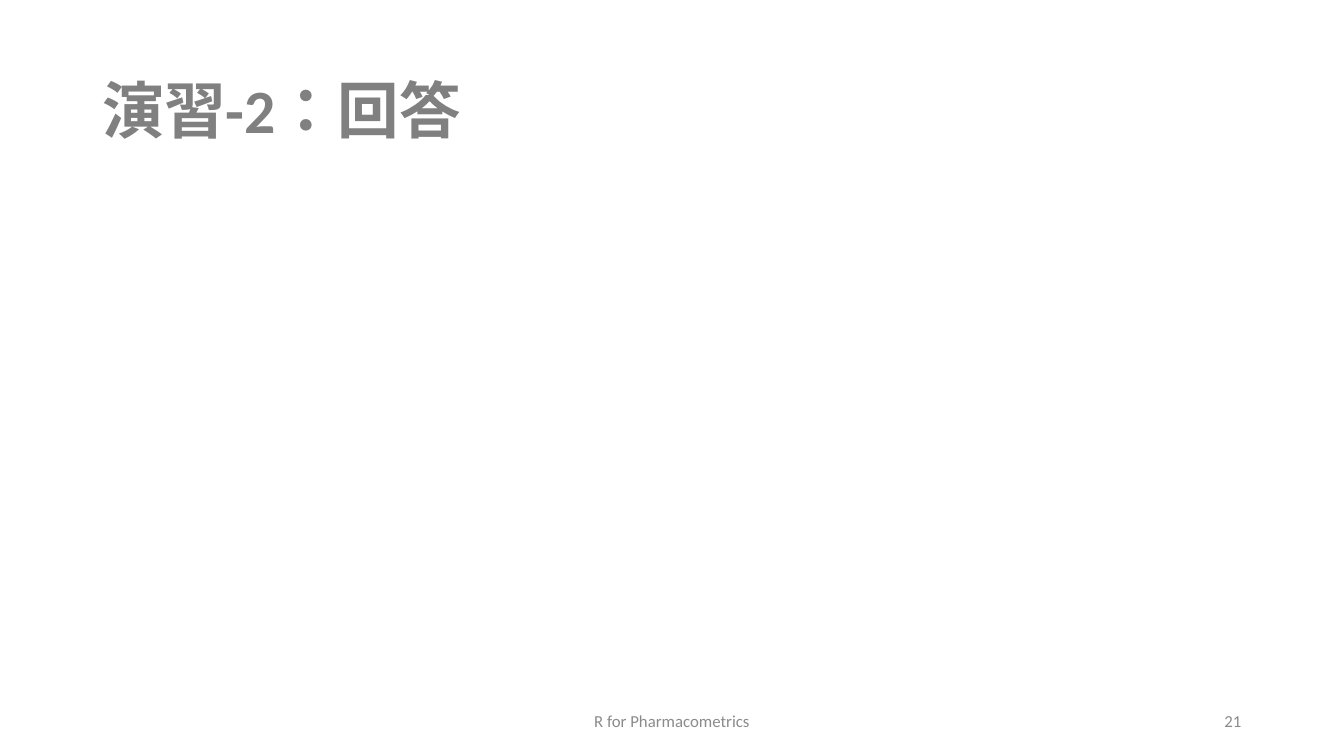
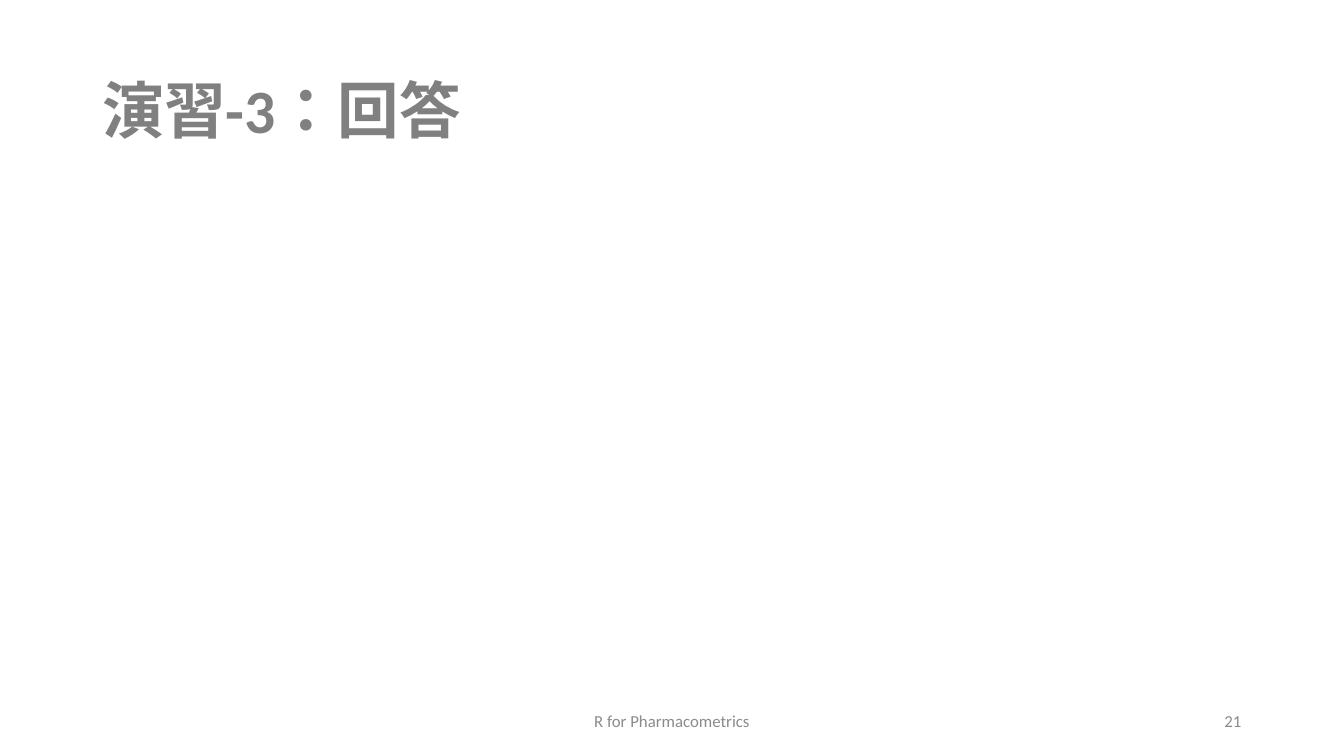
Before and after one commit to MasatoFukae/R-for-PMx, a slide deck: slide 21 of sample/1_data_handling.pptx. Drawn at 1344x756 pixels with LibreOffice and Linux fonts; fonts in the diff are those of the drawing. Boxes give left, top, right and bottom in pixels: in the first picture for what was removed or moved away, otherwise in the second. Text is boxed around its words. In the diff, an @@ line names an element or a change of style, - is before the commit and + after.

```diff
--- a/sample/1_data_handling.pptx
+++ b/sample/1_data_handling.pptx
@@ title at bbox=[102, 80, 460, 139]: text changed @@
-演習-2：回答
+演習-3：回答
```
Also in this commit, not shown: 5 other slides changed, 2 slides added, 3 slides removed, 12 other files.
